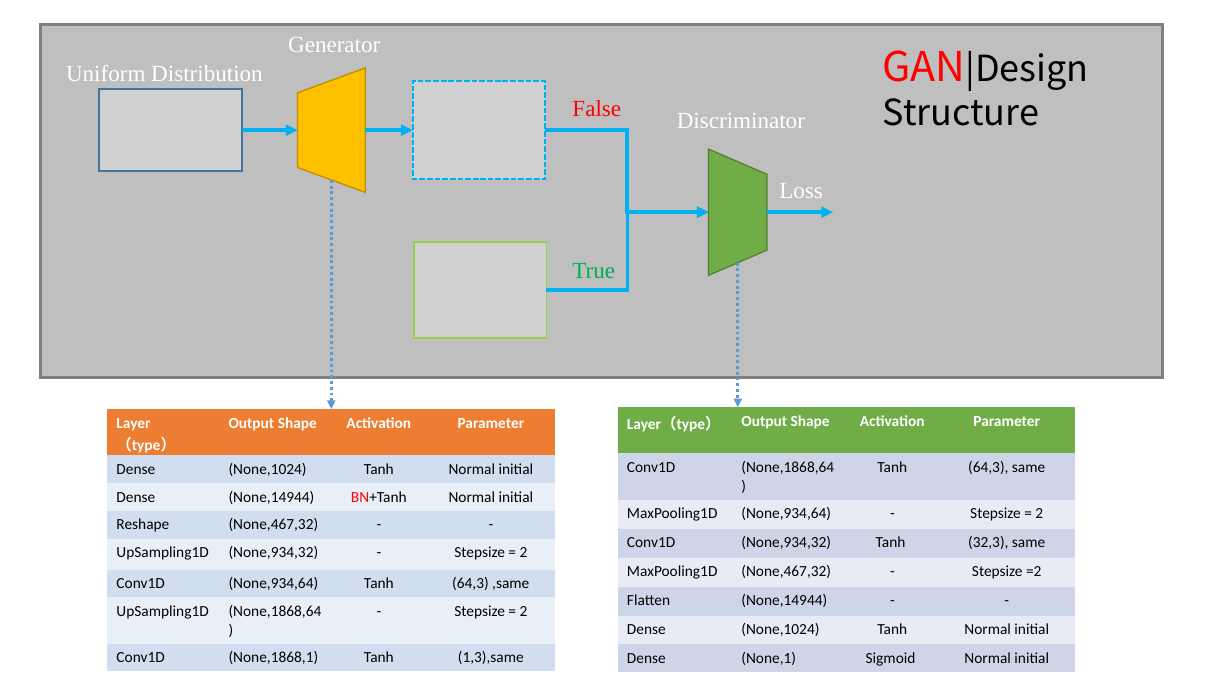
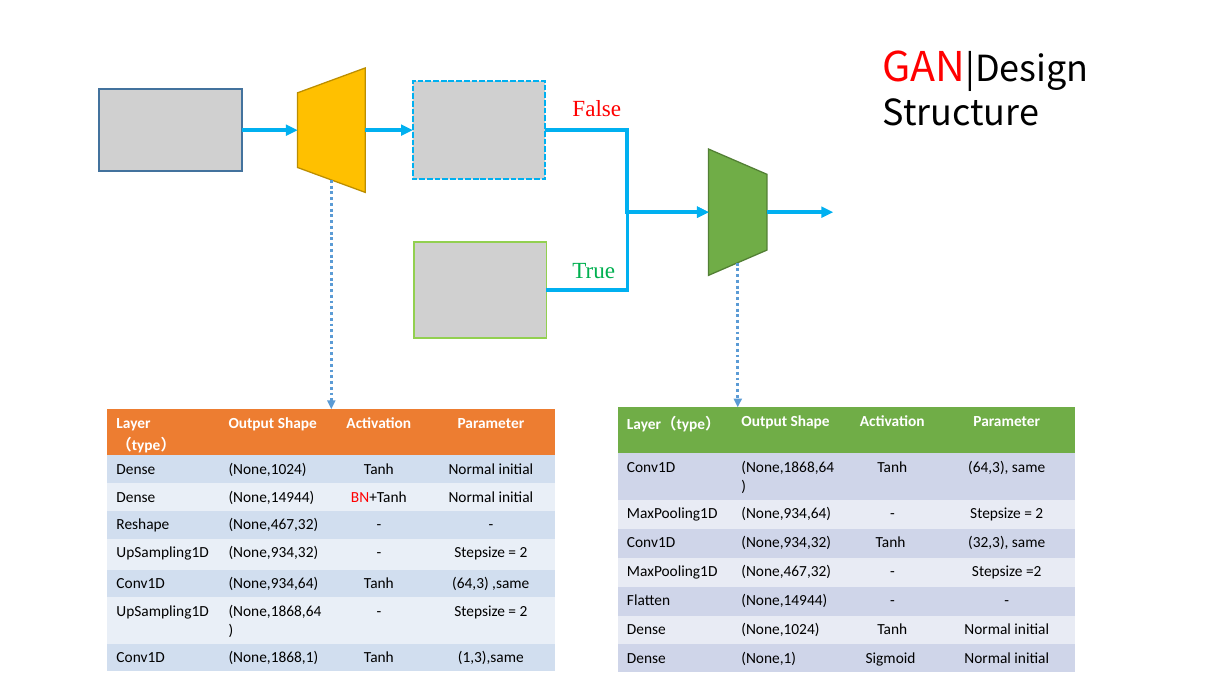
Before and after one commit to DreamPurchaseZnz/Picture, a slide deck: slide 5 of GANs_model.pptx (slide 3 before the commit). Drawn at 1232x693 pixels with LibreOffice and Linux fonts; fonts in the diff are those of the drawing; grey boxes stand for pictures. Boxes give left, top, right and bottom in pixels: in the first picture for what was removed or moved away, otherwise in the second. Text is boxed around its words. In the diff, an @@ line names an element or a change of style, - is before the commit and + after.

```diff
--- a/GANs_model.pptx
+++ b/GANs_model.pptx
@@ rectangle removed at box(41, 25, 1164, 378) @@
@@ group removed at box(66, 37, 823, 198): 4 texts @@
-Uniform Distribution
-Generator
-Loss
-Discriminator
```
Also in this commit, not shown: 3 other slides changed, 5 slides added, 1 slide removed, 7 other files.
